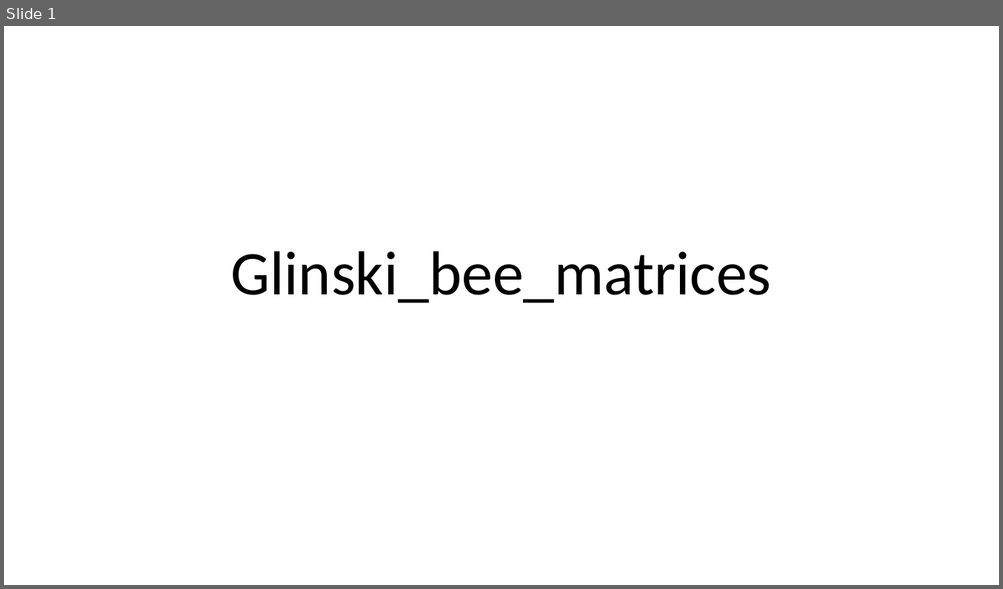
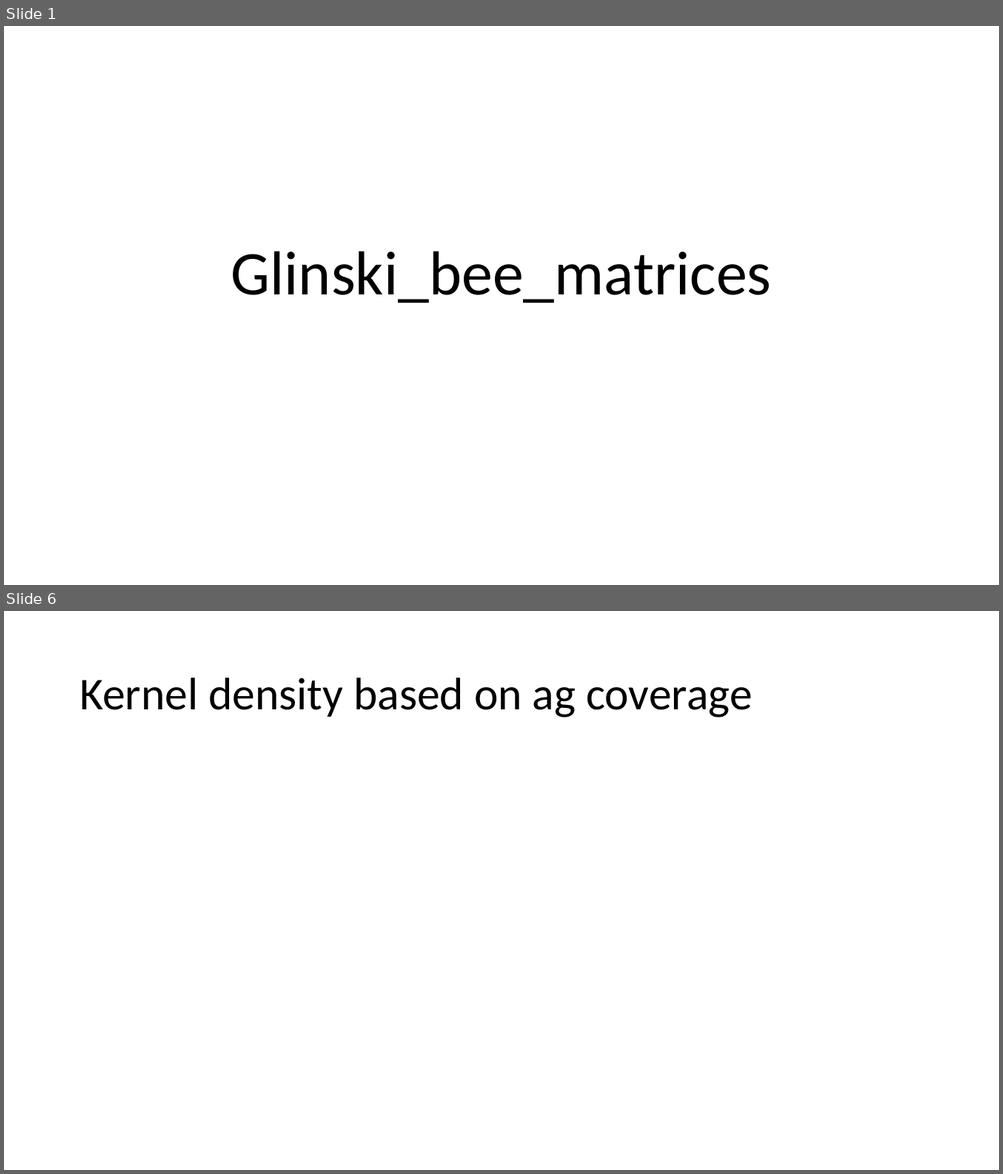
Before and after one commit to bee-modeling/glinski_bee_matrices, a slide deck: pptx/glinski_bee_matrices.pptx. Shown one above the other, each under a label of ours: slide 1 before the commit, slides 1 and 6 after it; the slides between them are not shown. The pictures are 1003x589 and 1003x1174 pixels, drawn with LibreOffice and Linux fonts; fonts in the diff are those of the drawing. Boxes give left, top, right and bottom in pixels: in the first picture for what was removed or moved away, otherwise in the second. Text is boxed around its words. In the diff, an @@ line names an element or a change of style, - is before the commit and + after.

```diff
--- a/pptx/glinski_bee_matrices.pptx
+++ b/pptx/glinski_bee_matrices.pptx
@@ slide 6 added at <box>4,611,999,1170</box>, background #FFFFFF @@
@@ title added at <box>79,678,752,718</box>, 44 pt, text #000000 @@
+Kernel density based on ag coverage
```
Also in this commit, not shown: 4 other slides added, 2 slides removed, 7 other files.
